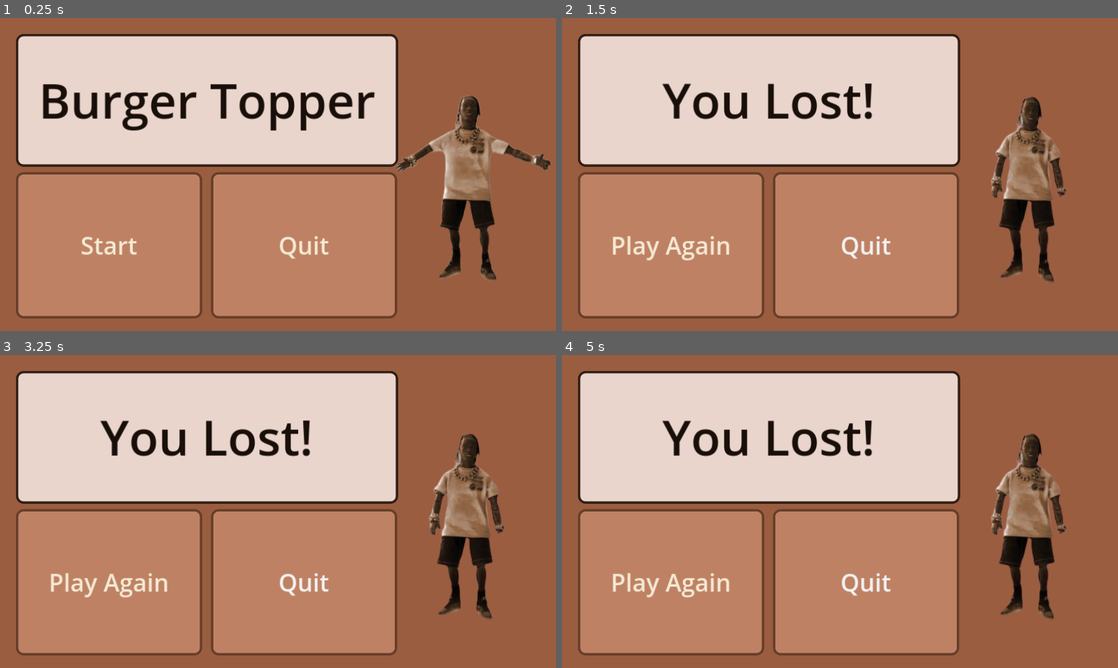
Above: before the commit, frames 1-4 (two rows, left to right).
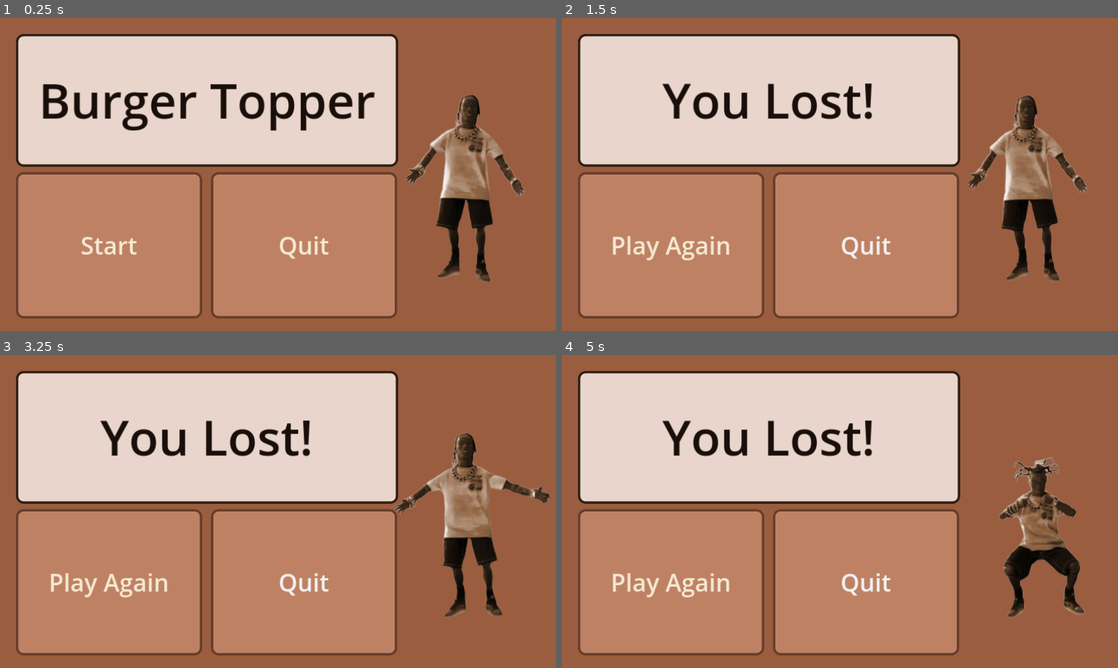
Above: after the commit, the same moments.

Repository: j-hnn/BurgerTopper
Game: Godot game, scene res://MainScenes/start_screen.tscn
The game is run twice, just before and just after one commit, with the same random seed, the same clock (stepped at 60 frames per second) and the same inputs.
Inputs (mouse positions are in pixels of both pictures, inside the frame that each line leads up to):
- Up to frame 1 (0.25 s): no input
- Up to frame 2 (1.5 s): click "Start" at 0.5 s; click (851, 190) at 1.25 s
- Up to frame 3 (3.25 s): click "Play Again" at 2 s; click (289, 527) at 2.75 s
- Up to frame 4 (5 s): click "Play Again" at 3.5 s; click (851, 527) at 4.25 s

The runs differ from the first frame. In frame 1, 2.3% of the frame differs, in the area x 71-100%, y 24-85%; in frame 2, 2.7%; in frame 3, 3.1%; in frame 4, 4.1%, in the area x 77-94%, y 25-85%.

Commit message:
added battle scene

Diff:
--- /dev/null
+++ b/MainScenes/battle_scene.tscn
@@ -0,0 +1,120 @@
+[gd_scene load_steps=21 format=3 uid="uid://7m47yhqg7yes"]
+
+[ext_resource type="Script" path="res://scripts/BattleScene.gd" id="1_40pmc"]
+[ext_resource type="StyleBox" uid="uid://de55gdy8bnucx" path="res://Styles/button.tres" id="2_8o1u0"]
+[ext_resource type="PackedScene" uid="uid://dk6nmx21y4pdu" path="res://MainScenes/burger.tscn" id="2_tuxvo"]
+[ext_resource type="StyleBox" uid="uid://boa73ecwduw25" path="res://Styles/ProgressBarBack.tres" id="3_km4x2"]
+[ext_resource type="StyleBox" uid="uid://4swqk0xhlfq4" path="res://Styles/ProgressBarFront.tres" id="4_t3d5o"]
+[ext_resource type="Texture2D" uid="uid://odynyou0n0xa" path="res://Burger Topper Assets/tjumpclear/tjump1-removebg-preview.png" id="5_22v44"]
+[ext_resource type="Texture2D" uid="uid://h7uaaed3nm7m" path="res://Burger Topper Assets/tjumpclear/tjump2-removebg-preview.png" id="6_ygu6s"]
+[ext_resource type="Texture2D" uid="uid://lx03s6op586a" path="res://Burger Topper Assets/tjumpclear/tjump3-removebg-preview.png" id="7_j5tiy"]
+[ext_resource type="Texture2D" uid="uid://v7x4y5sow1si" path="res://Burger Topper Assets/tjumpclear/tjump4-removebg-preview.png" id="8_wha3a"]
+[ext_resource type="Texture2D" uid="uid://dpvpcr0p62mei" path="res://Burger Topper Assets/tjumpclear/tjump5-removebg-preview.png" id="9_32u3p"]
+[ext_resource type="Texture2D" uid="uid://cix57hlksp8gu" path="res://Burger Topper Assets/tjumpclear/tjump6-removebg-preview.png" id="10_3iuyk"]
+[ext_resource type="Texture2D" uid="uid://lpy31pjta6ip" path="res://Burger Topper Assets/tjumpclear/tjump7-removebg-preview.png" id="11_qknco"]
+[ext_resource type="Texture2D" uid="uid://cgjucy2t1dewd" path="res://Burger Topper Assets/tjumpclear/tjump8-removebg-preview.png" id="12_xxv34"]
+[ext_resource type="Texture2D" uid="uid://2q3mem4qp5fi" path="res://Burger Topper Assets/tjumpclear/tjump9-removebg-preview.png" id="13_tdpd1"]
+[ext_resource type="Texture2D" uid="uid://kg7vhj6my50s" path="res://Burger Topper Assets/TravisIdle.png" id="14_0eklq"]
+[ext_resource type="AudioStream" uid="uid://clp7d5roegi1f" path="res://Burger Topper Assets/Sounds/travisscott-omg.mp3" id="16_ida1e"]
+
+[sub_resource type="SystemFont" id="SystemFont_li8pu"]
+font_names = PackedStringArray("Comic Sans MS")
+
+[sub_resource type="SystemFont" id="SystemFont_pejqr"]
+font_names = PackedStringArray("Comic Sans MS")
+
+[sub_resource type="SpriteFrames" id="SpriteFrames_iidvt"]
+animations = [{
+"frames": [{
+"duration": 1.0,
+"texture": ExtResource("5_22v44")
+}, {
+"duration": 1.0,
+"texture": ExtResource("6_ygu6s")
+}, {
+"duration": 1.0,
+"texture": ExtResource("7_j5tiy")
+}, {
+"duration": 1.0,
+"texture": ExtResource("8_wha3a")
+}, {
+"duration": 1.0,
+"texture": ExtResource("9_32u3p")
+}, {
+"duration": 1.0,
+"texture": ExtResource("10_3iuyk")
+}, {
+"duration": 1.0,
+"texture": ExtResource("11_qknco")
+}, {
+"duration": 1.0,
+"texture": ExtResource("12_xxv34")
+}, {
+"duration": 1.0,
+"texture": ExtResource("13_tdpd1")
+}],
+"loop": false,
+"name": &"celebrate",
+"speed": 8.0
+}, {
+"frames": [{
+"duration": 1.0,
+"texture": ExtResource("14_0eklq")
+}],
+"loop": true,
+"name": &"idle",
+"speed": 5.0
+}]
+
+[sub_resource type="RectangleShape2D" id="RectangleShape2D_mds47"]
+size = Vector2(20, 447)
+
+[node name="BattleScene" type="Node2D"]
+script = ExtResource("1_40pmc")
+burger_attack = Array[PackedScene]([ExtResource("2_tuxvo")])
+
+[node name="Button" type="Button" parent="."]
+offset_left = 30.0
+offset_top = 482.0
+offset_right = 483.0
+offset_bottom = 626.0
+theme_override_colors/font_color = Color(0.956863, 0.917647, 0.898039, 1)
+theme_override_fonts/font = SubResource("SystemFont_li8pu")
+theme_override_font_sizes/font_size = 69
+theme_override_styles/normal = ExtResource("2_8o1u0")
+theme_override_styles/hover = ExtResource("2_8o1u0")
+theme_override_styles/pressed = ExtResource("2_8o1u0")
+theme_override_styles/disabled = ExtResource("2_8o1u0")
+theme_override_styles/focus = ExtResource("2_8o1u0")
+text = "FIRE"
+
+[node name="HealthBar" type="ProgressBar" parent="."]
+offset_left = 9.0
+offset_top = 10.0
+offset_right = 1143.0
+offset_bottom = 119.0
+theme_override_colors/font_color = Color(0.956863, 0.917647, 0.898039, 1)
+theme_override_fonts/font = SubResource("SystemFont_pejqr")
+theme_override_font_sizes/font_size = 69
+theme_override_styles/background = ExtResource("3_km4x2")
+theme_override_styles/fill = ExtResource("4_t3d5o")
+
+[node name="Travis" type="AnimatedSprite2D" parent="."]
+position = Vector2(910, 359)
+scale = Vector2(2, 2)
+sprite_frames = SubResource("SpriteFrames_iidvt")
+animation = &"celebrate"
+
+[node name="TravisHitbox" type="Area2D" parent="."]
+
+[node name="CollisionShape2D" type="CollisionShape2D" parent="TravisHitbox"]
+position = Vector2(803, 385)
+shape = SubResource("RectangleShape2D_mds47")
+
+[node name="BurgerNode" type="Node2D" parent="."]
+
+[node name="OMG" type="AudioStreamPlayer2D" parent="."]
+stream = ExtResource("16_ida1e")
+
+[connection signal="pressed" from="Button" to="." method="_on_button_pressed"]
+[connection signal="area_entered" from="TravisHitbox" to="." method="_on_travis_hitbox_area_entered"]
--- a/MainScenes/burger.tscn
+++ b/MainScenes/burger.tscn
@@ -1,9 +1,19 @@
-[gd_scene load_steps=2 format=3 uid="uid://dk6nmx21y4pdu"]
+[gd_scene load_steps=4 format=3 uid="uid://dk6nmx21y4pdu"]
 
+[ext_resource type="Script" path="res://scripts/burger.gd" id="1_bxihn"]
 [ext_resource type="Texture2D" uid="uid://c6yjys2k82wii" path="res://Burger Topper Assets/BurgerComplete.png" id="1_wlwt4"]
 
-[node name="burger" type="TextureRect"]
-offset_right = 40.0
-offset_bottom = 40.0
-scale = Vector2(0.2, 0.2)
+[sub_resource type="RectangleShape2D" id="RectangleShape2D_qn5c2"]
+size = Vector2(209, 267)
+
+[node name="burger" type="Area2D"]
+script = ExtResource("1_bxihn")
+
+[node name="Sprite2D" type="Sprite2D" parent="."]
+position = Vector2(11, 0)
+scale = Vector2(0.8, 0.8)
 texture = ExtResource("1_wlwt4")
+
+[node name="CollisionShape2D" type="CollisionShape2D" parent="."]
+position = Vector2(94.5, -0.5)
+shape = SubResource("RectangleShape2D_qn5c2")
--- a/MainScenes/lose_screen.tscn
+++ b/MainScenes/lose_screen.tscn
@@ -5,6 +5,7 @@
 [ext_resource type="AudioStream" uid="uid://c4mtmqq6s6ck8" path="res://Burger Topper Assets/Sounds/TravisFall.mp3" id="3_hy1m3"]
 
 [node name="lose_screen" instance=ExtResource("1_m3yq0")]
+rotation = 0.201026
 script = ExtResource("2_we7qm")
 
 [node name="BurgerTopper" parent="CanvasLayer" index="1"]
@@ -13,5 +14,8 @@
 [node name="start" parent="CanvasLayer" index="2"]
 text = "Play Again"
 
+[node name="AnimatedSprite2D" parent="CanvasLayer" index="4"]
+rotation = -0.0595012
+
 [node name="LoseSound" type="AudioStreamPlayer2D" parent="." index="1"]
 stream = ExtResource("3_hy1m3")
--- a/MainScenes/start_screen.tscn
+++ b/MainScenes/start_screen.tscn
@@ -143,10 +143,11 @@
 
 [node name="AnimatedSprite2D" type="AnimatedSprite2D" parent="CanvasLayer"]
 position = Vector2(987, 336)
+rotation = 0.010495
 scale = Vector2(1.50465, 1.5154)
 sprite_frames = SubResource("SpriteFrames_bh48g")
 animation = &"celebrate"
-frame_progress = 0.904237
+frame_progress = 0.433115
 
 [connection signal="pressed" from="CanvasLayer/start" to="." method="_on_start_pressed"]
 [connection signal="pressed" from="CanvasLayer/quit" to="." method="_on_quit_pressed"]
--- a/MainScenes/win_screen.tscn
+++ b/MainScenes/win_screen.tscn
@@ -1,19 +1,17 @@
-[gd_scene load_steps=3 format=3 uid="uid://cg3x4woyxjss2"]
+[gd_scene load_steps=3 format=3 uid="uid://c200sav0kt0gj"]
 
-[ext_resource type="Script" path="res://scripts/win_screen.gd" id="1_7a4fb"]
 [ext_resource type="AudioStream" uid="uid://dun3e6xxuni8j" path="res://Burger Topper Assets/Sounds/winSound.mp3" id="1_eyba3"]
+[ext_resource type="PackedScene" uid="uid://dmnm7pfmvptcv" path="res://MainScenes/lose_screen.tscn" id="1_ytwlb"]
 
-[node name="win_screen"]
-script = ExtResource("1_7a4fb")
+[node name="win_screen" instance=ExtResource("1_ytwlb")]
 
 [node name="BurgerTopper" parent="CanvasLayer" index="1"]
-theme_override_font_sizes/font_size = 80
-text = "You defeated Travis!"
+theme_override_font_sizes/font_size = 90
+text = "YOU BEAT TRAVIS"
 
 [node name="AnimatedSprite2D" parent="CanvasLayer" index="4"]
-position = Vector2(984, 347)
-rotation = -2.98145
-frame_progress = 0.468599
+rotation = -2.80211
+frame_progress = 0.904237
 
-[node name="WinSound" type="AudioStreamPlayer2D" parent="." index="1"]
+[node name="LoseSound" parent="." index="1"]
 stream = ExtResource("1_eyba3")
--- /dev/null
+++ b/scripts/BattleScene.gd
@@ -0,0 +1,34 @@
+extends Node2D
+
+@export var burger_attack: Array[PackedScene] = []
+
+var health = 100
+var can_fire = true
+
+func _ready():
+	$HealthBar.value = health
+
+func _on_button_pressed():
+	fire()
+	can_fire = false
+
+func _on_travis_hitbox_area_entered(area):
+	area.queue_free()
+	$Travis.play("celebrate")
+	$OMG.play()
+	await get_tree().create_timer(0.75).timeout
+	$Travis.play("idle")
+	can_fire = true
+	health -= 20
+	$HealthBar.value = health
+
+func fire():
+	if can_fire:
+		var burger = burger_attack[0].instantiate()
+		burger.global_position.x = -150
+		burger.global_position.y = 337
+		$BurgerNode.add_child(burger)
+
+func _process(delta):
+	if health <= 0:
+		get_tree().change_scene_to_file("res://MainScenes/win_screen.tscn")
--- /dev/null
+++ b/scripts/burger.gd
@@ -0,0 +1,6 @@
+extends Area2D
+
+@export var speed = 500
+
+func _process(delta):
+	global_position.x += speed * delta
--- a/scripts/game_scene.gd
+++ b/scripts/game_scene.gd
@@ -99,7 +99,7 @@
 		time_left_text.text = str(sec)
 		time_left_bar.value -= 1
 	if total_stacks == 5:
-		get_tree().change_scene_to_file("res://MainScenes/win_screen.tscn")
+		get_tree().change_scene_to_file("res://MainScenes/battle_scene.tscn")
 
 func add_complete_burger():
 	var burger = completed_Scene[0].instantiate()
--- a/scripts/lose_screen.gd
+++ b/scripts/lose_screen.gd
@@ -1,6 +1,5 @@
 extends "res://scripts/start_screen.gd"
-
-
 
 func _ready():
 	$LoseSound.play()
+	$CanvasLayer/AnimatedSprite2D.play("celebrate")
Not shown, added: Burger Topper Assets/Sounds/travisscott-omg.mp3.import
Not shown, added: Burger Topper Assets/Sounds/travisscott-omg.mp3
